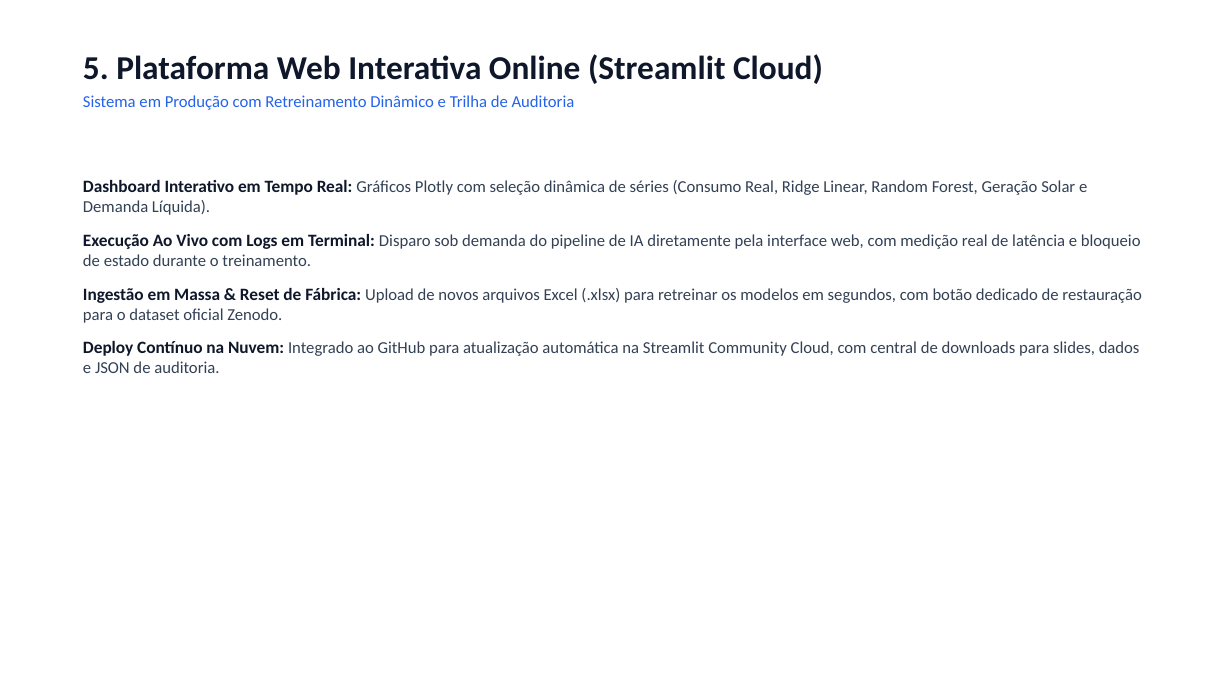
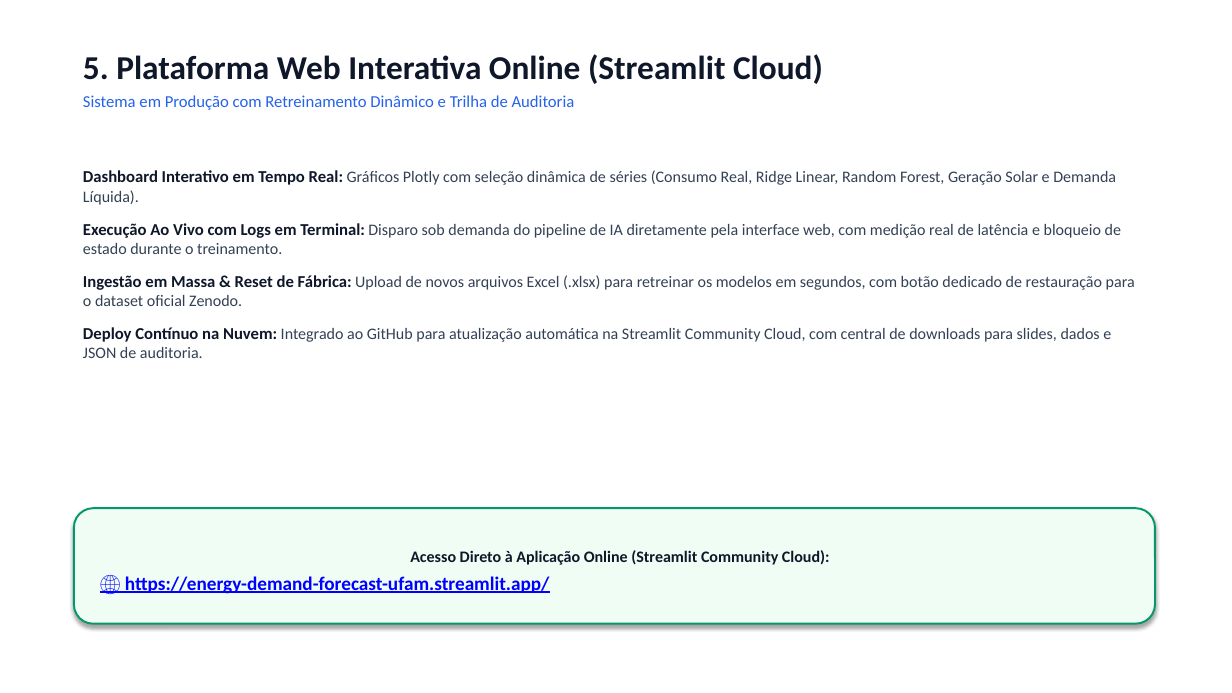
Before and after one commit to AldairAzevedo/energy-demand-forecast, a slide deck: slide 6 of presentation/slides_apresentacao.pptx. Drawn at 1232x693 pixels with LibreOffice and Linux fonts; fonts in the diff are those of the drawing. Boxes give left, top, right and bottom in pixels: in the first picture for what was removed or moved away, otherwise in the second. Text is boxed around its words. In the diff, an @@ line names an element or a change of style, - is before the commit and + after.

Commit message:
docs(slides): adiciona link direto da aplicacao streamlit nos slides 6 e 7

```diff
--- a/presentation/slides_apresentacao.pptx
+++ b/presentation/slides_apresentacao.pptx
@@ text "Dashboard Interativo em Tempo Real: ...": place and size @@
-text "Dashboard Interativo em Tempo Real: ..." at bbox=[83, 180, 1141, 373]
+text "Dashboard Interativo em Tempo Real: ..." at bbox=[83, 170, 1135, 358]
@@ text "Dashboard Interativo em Tempo Real: ..." at bbox=[83, 170, 1135, 358]: size 13.5 to 13 pt in "Dashboard Interativo em Tempo Real:", "Execução Ao Vivo com Logs em Terminal:", "Ingestão em Massa & Reset de Fábrica:", "Deploy Contínuo na Nuvem:"; size 13 to 12.5 pt in "Gráficos Plotly com seleção dinâmica de séries ...", "Disparo sob demanda do pipeline de IA ...", "Upload de novos arquivos Excel (.xlsx) para ...", "Integrado ao GitHub para atualização automática na ..." @@
@@ rounded rectangle added at bbox=[74, 508, 1155, 624], fill #F0FDF4, outline #059669 1.5 pt, 12.5 pt, text #0F172A, bold @@
+Acesso Direto à Aplicação Online (Streamlit Community Cloud):
+🌐 https://energy-demand-forecast-ufam.streamlit.app/
```
Also in this commit, not shown: 1 other slide changed, 2 other files.
